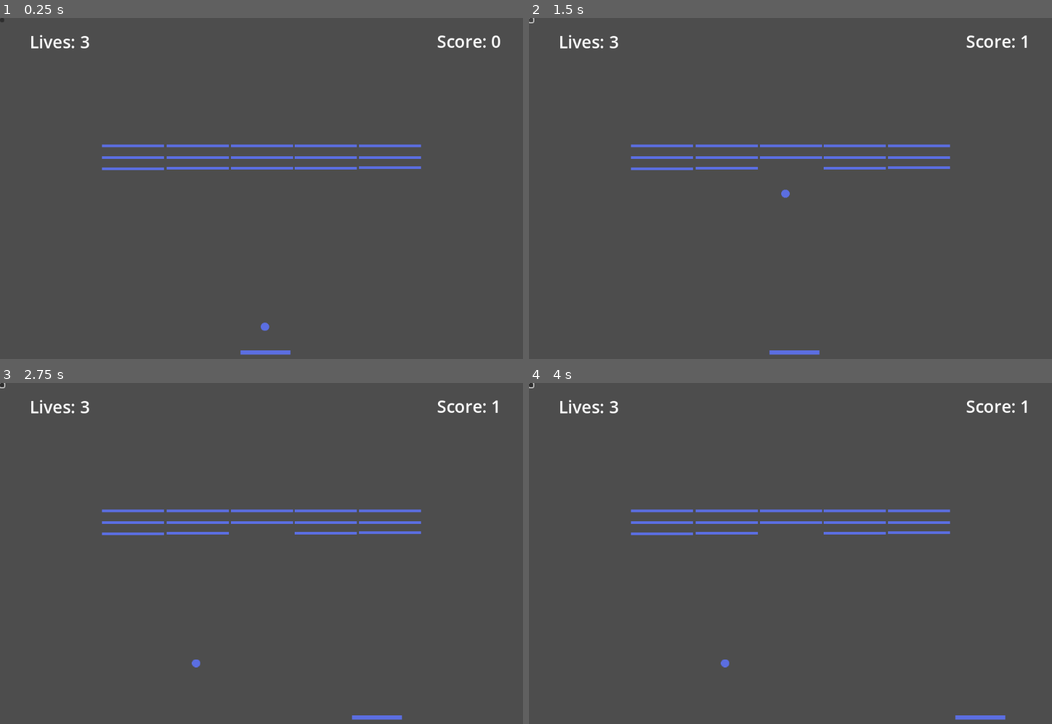
Above: before the commit, frames 1-4 (two rows, left to right).
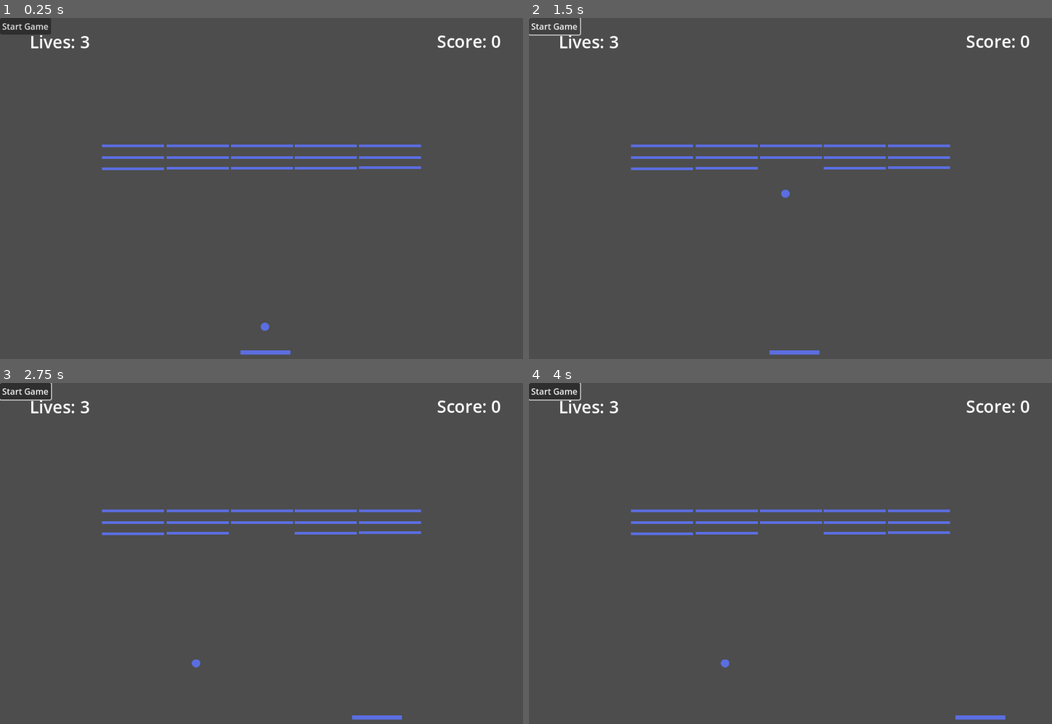
Above: after the commit, the same moments.

Repository: Dripcoding/godot-breakout2d
Game: Godot game, scene res://scenes/main.tscn
The game is run twice, just before and just after one commit, with the same random seed, the same clock (stepped at 60 frames per second) and the same inputs.
Inputs (mouse positions are in pixels of both pictures, inside the frame that each line leads up to; where the layout moved, square brackets give the same spot in the first picture):
- Up to frame 1 (0.25 s): no input
- Up to frame 2 (1.5 s): click (555, 24) [529, 21] at 0.5 s; click (555, 24) [529, 21] at 1.25 s
- Up to frame 3 (2.75 s): tap Enter at 2 s; move the mouse to (381, 556) at 2.02 s; hold Right (move_right) from 2.03 s (still down); tap R (resume) at 2.1 s; click (381, 556) at 2.17 s
- Up to frame 4 (4 s): release Right (move_right) at 2.75 s; drag from (685, 594) to (outside the picture) at 2.77 s; tap Space at 3.5 s; move the mouse to (848, 488) at 3.52 s; hold Right (move_right) from 3.53 s (still down); tap Alt at 3.6 s

The runs differ from the first frame. In frame 1, 0.4% of the frame differs, in the area x 0-10%, y 0-5%; in frame 2, 0.2%; in frame 3, 0.5%, in the area x 0-96%, y 0-9%; in frame 4, 0.5%.

Commit message:
add test suite for main.gd

Diff:
--- a/scenes/hud.tscn
+++ b/scenes/hud.tscn
@@ -29,6 +29,7 @@
 unique_name_in_owner = true
 offset_right = 8.0
 offset_bottom = 8.0
+text = "Start Game"
 
 [node name="GameOverLabel" type="Label" parent="."]
 unique_name_in_owner = true
--- a/scenes/main.tscn
+++ b/scenes/main.tscn
@@ -1,22 +1,21 @@
-[gd_scene load_steps=13 format=3 uid="uid://dbi1h4bkp4ask"]
+[gd_scene load_steps=12 format=3 uid="uid://dbi1h4bkp4ask"]
 
 [ext_resource type="Script" path="res://code/main.gd" id="1_3mcnq"]
 [ext_resource type="PackedScene" uid="uid://qn1bm7tqvr6p" path="res://scenes/player.tscn" id="2_wluck"]
 [ext_resource type="PackedScene" uid="uid://bm7sesqo7tbli" path="res://scenes/ball.tscn" id="3_li5o6"]
 [ext_resource type="PackedScene" uid="uid://dfar26gqsb5bp" path="res://scenes/top_boundary.tscn" id="4_8frh8"]
-[ext_resource type="Script" path="res://code/ball.gd" id="4_70wbh"]
 [ext_resource type="PackedScene" uid="uid://br7v03cx7yw71" path="res://scenes/right_boundary.tscn" id="5_mrj2s"]
 [ext_resource type="PackedScene" uid="uid://cfcq0cgknxy7a" path="res://scenes/left_boundary.tscn" id="6_acnk4"]
 [ext_resource type="PackedScene" uid="uid://dls5q8558cvqm" path="res://scenes/brick_grid.tscn" id="7_3xv8m"]
 [ext_resource type="Script" path="res://code/brick_grid.gd" id="8_jo2sc"]
 [ext_resource type="PackedScene" uid="uid://3qjtxier3qqw" path="res://scenes/out_of_bounds_area.tscn" id="8_m6w5o"]
-[ext_resource type="Script" path="res://code/hud.gd" id="9_bynq6"]
+[ext_resource type="PackedScene" uid="uid://pcd7k6tdewnk" path="res://scenes/hud.tscn" id="10_buwbv"]
 
 [sub_resource type="PhysicsMaterial" id="PhysicsMaterial_0pcjc"]
 friction = 0.0
 bounce = 1.0
 
-[node name="main" type="Node"]
+[node name="Main" type="Node"]
 script = ExtResource("1_3mcnq")
 
 [node name="Player" parent="." groups=["player"] instance=ExtResource("2_wluck")]
@@ -27,7 +26,6 @@
 [node name="Ball" parent="." groups=["ball"] instance=ExtResource("3_li5o6")]
 unique_name_in_owner = true
 position = Vector2(499, 550)
-script = ExtResource("4_70wbh")
 
 [node name="TopBoundary" parent="." groups=["wall"] instance=ExtResource("4_8frh8")]
 physics_material_override = SubResource("PhysicsMaterial_0pcjc")
@@ -51,47 +49,6 @@
 unique_name_in_owner = true
 position = Vector2(32, 708)
 
-[node name="Hud" type="CanvasLayer" parent="."]
-script = ExtResource("9_bynq6")
+[node name="Hud" parent="." instance=ExtResource("10_buwbv")]
 
-[node name="ScoreLabel" type="Label" parent="Hud"]
-unique_name_in_owner = true
-offset_left = 810.0
-offset_top = 21.0
-offset_right = 958.0
-offset_bottom = 66.0
-theme_override_font_sizes/font_size = 32
-text = "Score: 0"
-horizontal_alignment = 1
-
-[node name="PlayerLivesLabel" type="Label" parent="Hud"]
-unique_name_in_owner = true
-offset_left = 56.0
-offset_top = 22.0
-offset_right = 168.0
-offset_bottom = 67.0
-theme_override_font_sizes/font_size = 32
-text = "Lives: 3"
-horizontal_alignment = 1
-
-[node name="StartGameBtn" type="Button" parent="Hud"]
-unique_name_in_owner = true
-offset_right = 8.0
-offset_bottom = 8.0
-
-[node name="GameOverLabel" type="Label" parent="Hud"]
-unique_name_in_owner = true
-offset_left = 383.0
-offset_top = 29.0
-offset_right = 556.0
-offset_bottom = 74.0
-size_flags_horizontal = 4
-theme_override_font_sizes/font_size = 32
-text = "Game Over"
-horizontal_alignment = 1
-
-[connection signal="score" from="Ball" to="Hud" method="_on_ball_score"]
 [connection signal="body_entered" from="OutOfBoundsArea" to="Ball" method="_on_ball_out_of_bounds"]
-[connection signal="body_entered" from="OutOfBoundsArea" to="Hud" method="_on_ball_out_of_bounds"]
-[connection signal="game_over" from="Hud" to="." method="_on_game_over"]
-[connection signal="game_over" from="Hud" to="Hud" method="_on_game_over"]
--- a/test/unit/test_hud.gd
+++ b/test/unit/test_hud.gd
@@ -17,6 +17,42 @@
 func test_hud_exists():
     var hud = get_node("Hud")
     assert_not_null(hud, "HUD does not exist")
+
+
+func test_hud_has_score_label():
+    var hud = get_node("Hud")
+    var score_label = get_node("Hud/ScoreLabel")
+    assert_not_null(score_label, "Score label does not exist")
+    assert_true(score_label is Label, "Score label is not a Label")
+    assert_true(score_label.visible, "Score label is not visible")
+    assert_eq(score_label.text, 'Score: 0', "Score label text is not 'Score: 0'")
+
+
+func test_hud_has_player_lives_label():
+    var hud = get_node("Hud")
+    var player_lives_label = get_node("Hud/PlayerLivesLabel")
+    assert_not_null(player_lives_label, "Player lives label does not exist")
+    assert_true(player_lives_label is Label, "Player lives label is not a Label")
+    assert_true(player_lives_label.visible, "Player lives label is not visible")
+    assert_eq(player_lives_label.text, 'Lives: 3', "Player lives label text is not 'Lives: 3'")
+
+
+func test_hud_has_start_game_btn():
+    var hud = get_node("Hud")
+    var start_game_btn = get_node("Hud/StartGameBtn")
+    assert_not_null(start_game_btn, "Start game button does not exist")
+    assert_true(start_game_btn is Button, "Start game button is not a Button")
+    assert_true(start_game_btn.visible, "Start game button is not visible")
+    assert_eq(start_game_btn.text, 'Start Game', "Start game button text is not 'Start Game'")
+
+
+func test_hud_has_game_over_label():
+    var hud = get_node("Hud")
+    var game_over_label = get_node("Hud/GameOverLabel")
+    assert_not_null(game_over_label, "Game over label does not exist")
+    assert_true(game_over_label is Label, "Game over label is not a Label")
+    assert_false(game_over_label.visible, "Game over label is visible")
+    assert_eq(game_over_label.text, 'Game Over', "Game over label text is not 'Game Over'")
 
 
 func test_initial_player_lives():
--- /dev/null
+++ b/test/unit/test_main.gd
@@ -0,0 +1,61 @@
+extends "res://addons/gut/test.gd"
+
+
+var main_scene = load("res://scenes/main.tscn")
+
+
+func before_each():
+    var main = main_scene.instantiate()
+    add_child(main)
+
+
+func after_each():
+    var main = get_node("Main")
+    remove_child(main)
+
+
+func test_main_exists():
+    var main = get_node("Main")
+    assert_not_null(main, "Main node does not exist")
+
+
+func test_has_player():
+    var main = get_node("Main")
+    var player = main.get_node("Player")
+    assert_not_null(player, "Player node does not exist")
+
+
+func test_has_ball():
+    var main = get_node("Main")
+    var ball = main.get_node("Ball")
+    assert_not_null(ball, "Ball node does not exist")
+
+
+func test_has_brick_grid():
+    var main = get_node("Main")
+    var brick_grid = main.get_node("BrickGrid")
+    assert_not_null(brick_grid, "BrickGrid node does not exist")
+
+
+func test_has_top_boundary():
+    var main = get_node("Main")
+    var top_boundary = main.get_node("TopBoundary")
+    assert_not_null(top_boundary, "TopBoundary node does not exist")
+
+
+func test_has_left_boundary():
+    var main = get_node("Main")
+    var left_boundary = main.get_node("LeftBoundary")
+    assert_not_null(left_boundary, "LeftBoundary node does not exist")
+
+
+func test_has_right_boundary():
+    var main = get_node("Main")
+    var right_boundary = main.get_node("RightBoundary")
+    assert_not_null(right_boundary, "RightBoundary node does not exist")
+
+
+func test_has_out_of_bounds_boundary():
+    var main = get_node("Main")
+    var out_of_bounds_boundary = main.get_node("OutOfBoundsArea")
+    assert_not_null(out_of_bounds_boundary, "OutOfBoundsArea node does not exist")
Empty file removed: test/unit/hud.gd
